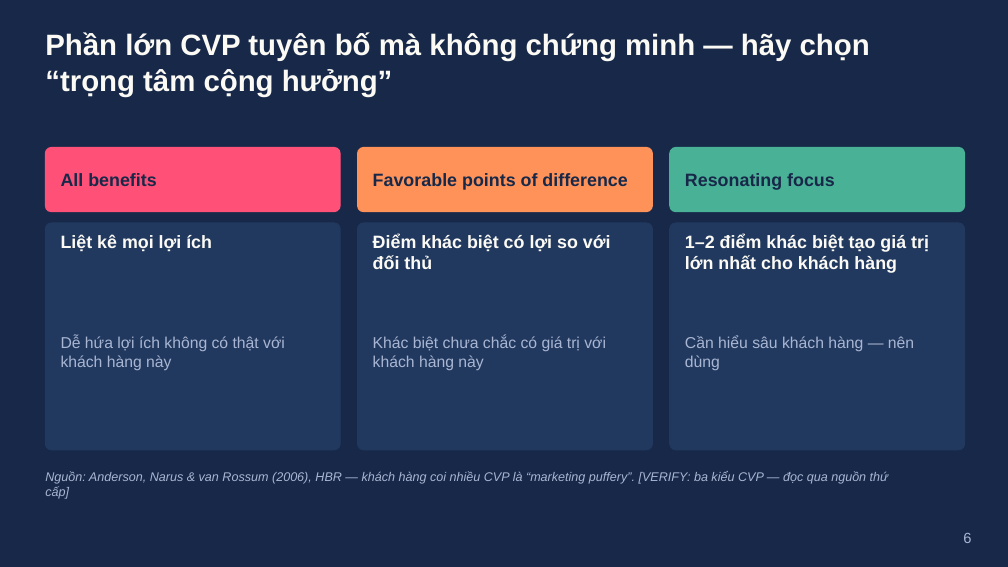
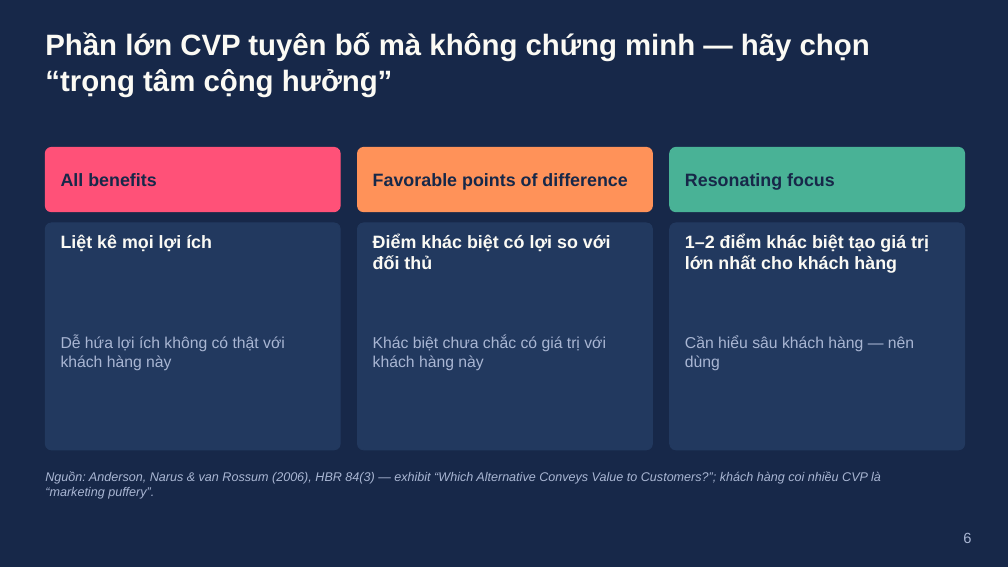
Before and after one commit to dnbaoquyen/teaching-skills, a slide deck: slide 6 of courses/EVM1110E/slides/W05_slides.pptx. Drawn at 1008x567 pixels with LibreOffice and Linux fonts; fonts in the diff are those of the drawing. Boxes give left, top, right and bottom in pixels: in the first picture for what was removed or moved away, otherwise in the second. Text is boxed around its words. In the diff, an @@ line names an element or a change of style, - is before the commit and + after.

```diff
--- a/courses/EVM1110E/slides/W05_slides.pptx
+++ b/courses/EVM1110E/slides/W05_slides.pptx
@@ text at [45,471,881,499]: text changed @@
-Nguồn: Anderson, Narus & van Rossum (2006), HBR — khách hàng coi nhiều CVP là “marketing puffery”. [VERIFY: ba kiểu CVP — đọc qua nguồn thứ cấp]
+Nguồn: Anderson, Narus & van Rossum (2006), HBR 84(3) — exhibit “Which Alternative Conveys Value to Customers?”; khách hàng coi nhiều CVP là “marketing puffery”.
```
Also in this commit, not shown: 6 other files.
